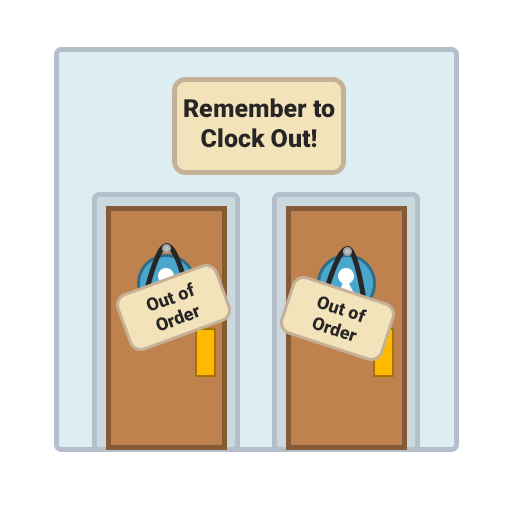
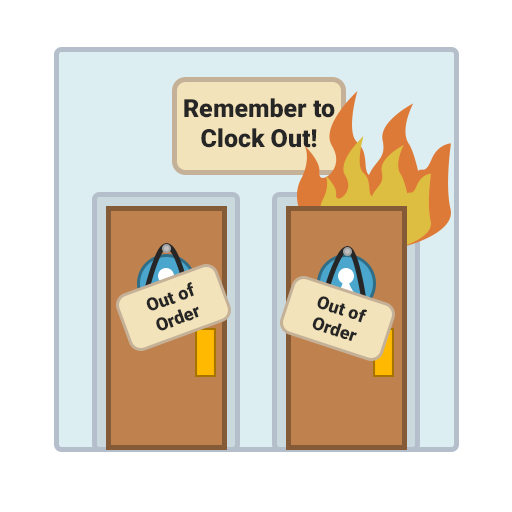
Comparing the layer stacks of the two 512px x 512px images. Changes:
added layer "Fire" in group "Bathroom" over (297, 91, 451, 246)
moved "Remember to Clock Out!" above "Rectangle 4" over (304, 119, 335, 148)
moved "Rectangle 4" above "Rectangle 1 copy 2" over (303, 103, 346, 175)
